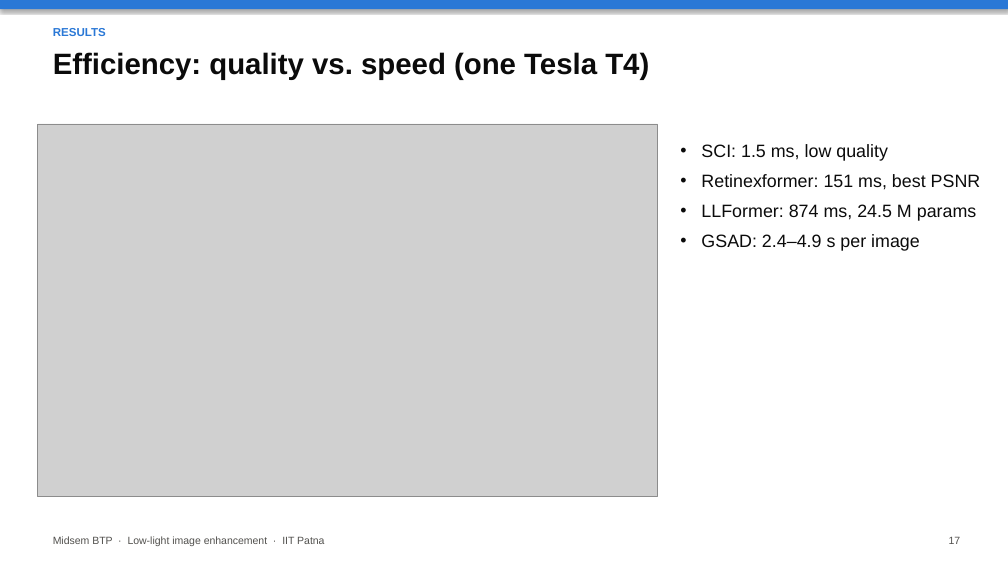
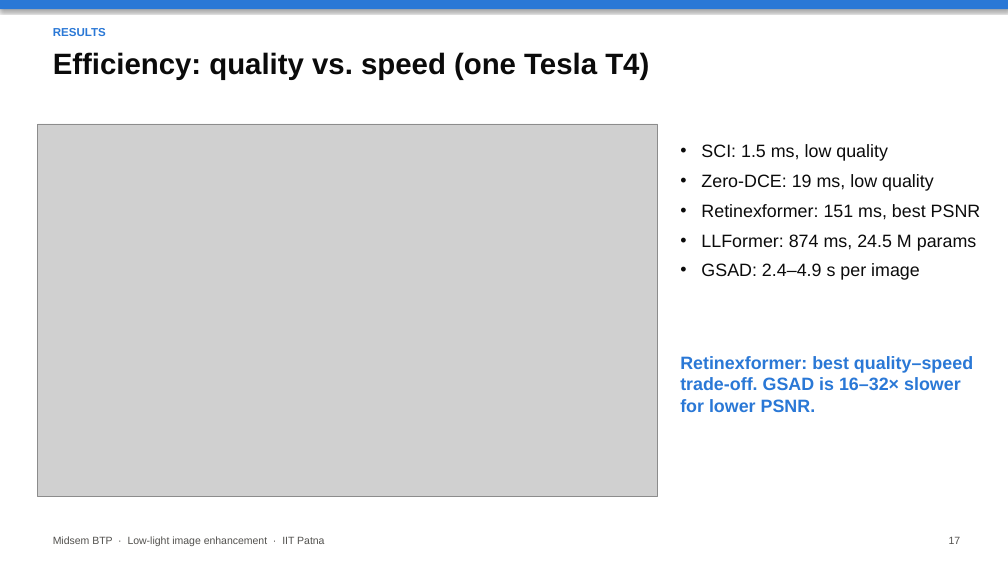
Before and after one commit to Crazycraftie/low-light-enhancement-btp, a slide deck: slide 17 of presentation/midsem.pptx. Drawn at 1008x567 pixels with LibreOffice and Linux fonts; fonts in the diff are those of the drawing; grey boxes stand for pictures. Boxes give left, top, right and bottom in pixels: in the first picture for what was removed or moved away, otherwise in the second. Text is boxed around its words. In the diff, an @@ line names an element or a change of style, - is before the commit and + after.

```diff
--- a/presentation/midsem.pptx
+++ b/presentation/midsem.pptx
@@ text at box(701, 174, 934, 191): paragraph added @@
+• Zero-DCE: 19 ms, low quality
@@ text added at box(680, 356, 973, 412), 17 pt, text #2A78D6, bold @@
+Retinexformer: best quality–speed trade-off. GSAD is 16–32× slower for lower PSNR.
```
Also in this commit, not shown: 9 other slides changed, 4 other files.
